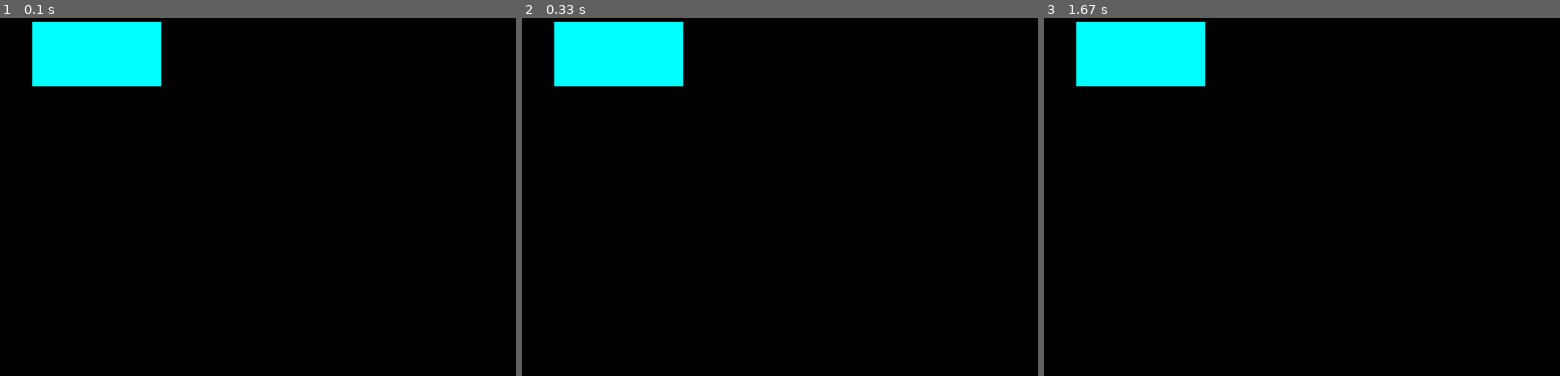
Above: before the commit, frames 1-3 (left to right).
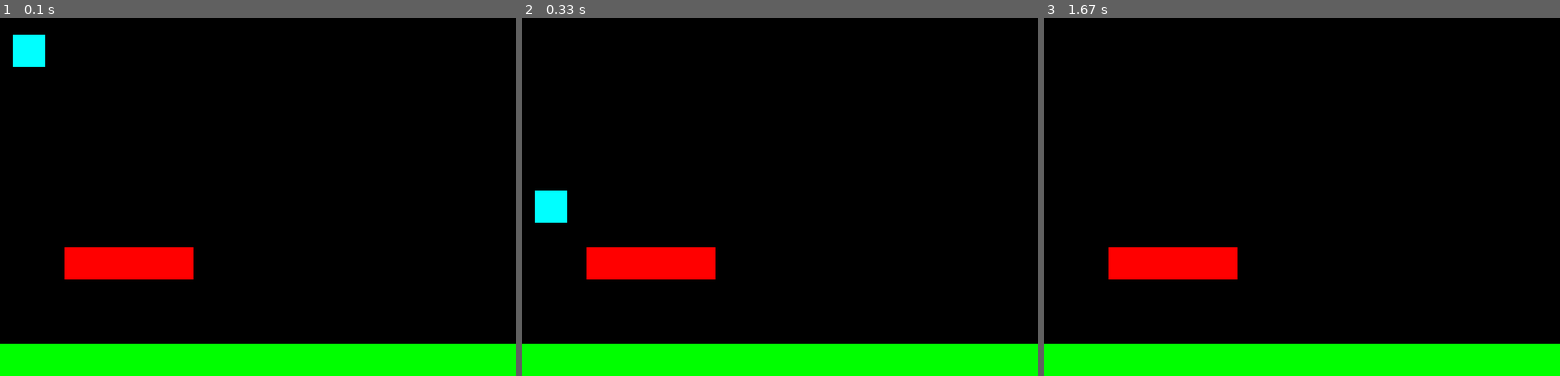
Above: after the commit, the same moments.

Repository: harveypekar/pygame-samples
Game: pygame game, started from samples/xx-gameplay/xx-platformer.py
Two runs of this game, one before a commit and one after it. Both use one fixed random seed, a clock stepped at 60 frames per second and the inputs below.
Inputs:
- Up to frame 1 (0.1 s): no input
- Up to frame 2 (0.33 s): no input
- Up to frame 3 (1.67 s): hold Space 0.33-0.8 s; hold Right 0.33-0.8 s

The runs differ from the first frame. In frame 1, 16% of the frame differs, in the area x 0-100%, y 1-100%; in frame 2, 16%; in frame 3, 16%.

Commit message:
working platformer

Diff:
--- a/samples/xx-gameplay/xx-platformer.py
+++ b/samples/xx-gameplay/xx-platformer.py
@@ -1,5 +1,3 @@
-import pygame
-
 import pygame
 
 pygame.init()
@@ -8,12 +6,42 @@
 
 running = True
 
-## this is how fast we're jumping up (when positive), or falling down (when negative)
+clock = pygame.time.Clock()
+
+# this is how fast we're jumping up (when positive), or falling down (when negative)
 speed_y = 0
 
+jump_speed = -2.0
+
+# this is how fast we're moving left/right. It's static
+speed_x_input = 1.0
+speed_x = 0
+
 player_position = [20, 50]
+player_dimensions = [50, 50]
+
+world_boxes = (
+    ((-10000, 550, 20000, 50),  (0, 255, 0)), #groundn
+    ((100, 400, 200, 50),  (255, 0, 0)) #platform
+)
+
+left_down = False
+right_down = False
+space_down = False
 
 while running:
+
+    elapsed_time = clock.tick()
+
+    # first, we want to apply gravity. We don't care if we're on th ground,
+    # as we'll account for that later. This is an unusual way to do it, but it's simple.
+
+    gravity = 0.005 # how much we change the speed per second
+
+    speed_y += gravity * elapsed_time
+    increase = speed_y * elapsed_time
+    player_position[1] += increase
+
     for event in pygame.event.get():
         if event.type == pygame.QUIT:
             running = False
@@ -21,17 +49,53 @@
             if event.key == pygame.K_ESCAPE:
                 running = False
             elif event.key == pygame.K_SPACE:
-                # check if we're on the ground. If we don't do this, you can jump in the air
+                # set our vertical speed up
+                space_down = True
+            elif event.key == pygame.K_LEFT:
+                left_down = True
+            elif event.key == pygame.K_RIGHT:
+                right_down = True
+        elif event.type == pygame.KEYUP:
+            if event.key == pygame.K_SPACE:
+                space_down = False
+            elif event.key == pygame.K_LEFT:
+                left_down = False
+            elif event.key == pygame.K_RIGHT:
+                right_down = False
 
-                # set our vertical speed up
-                speed_y = -10
-        elif event.type == pygame.KEYUP:
-            fill_color = (0, 0, 0)
 
     screen.fill((0, 0, 0))
 
+    touching = False
+    for box in world_boxes:
+        pygame.draw.rect(screen, box[1], box[0])
+        box_rect = pygame.Rect(box[0])
+        player_rect = pygame.Rect(player_position[0], player_position[1],
+                                    player_dimensions[0], player_dimensions[1])
+
+        if player_rect.colliderect(box_rect):
+            # we hit something! Move the player up to the top of the box
+            player_position[1] = box[0][1] - player_dimensions[1]
+            speed_y = 0  # stop falling/jumping
+            touching = True
+
+    speed_x = 0
+    if left_down:
+            speed_x -= speed_x_input * elapsed_time
+    if right_down:
+        speed_x += speed_x_input * elapsed_time
+
+    if touching:
+        if space_down:
+            speed_y = jump_speed
+    player_position[0] += speed_x * elapsed_time
+    player_rect = pygame.Rect(player_position[0], player_position[1],
+                                player_dimensions[0], player_dimensions[1])
+
+
 
     # Draw a cyan rectangle
-    pygame.draw.rect(screen, (0, 255, 255), (50, 50, 200, 100))
+    pygame.draw.rect(screen, (0, 255, 255), (player_position[0], player_position[1],
+                                             player_dimensions[0], player_dimensions[1]))
 
     pygame.display.flip()
